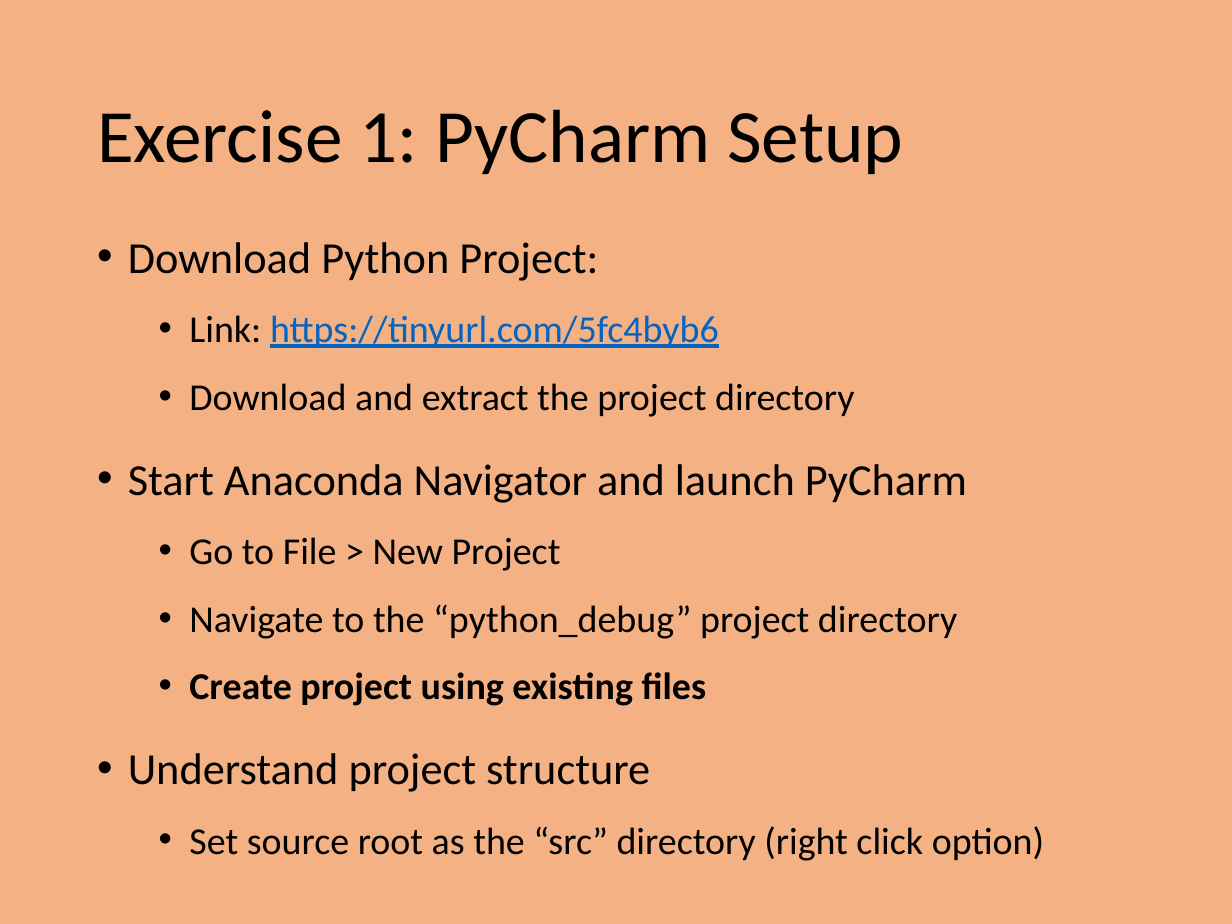
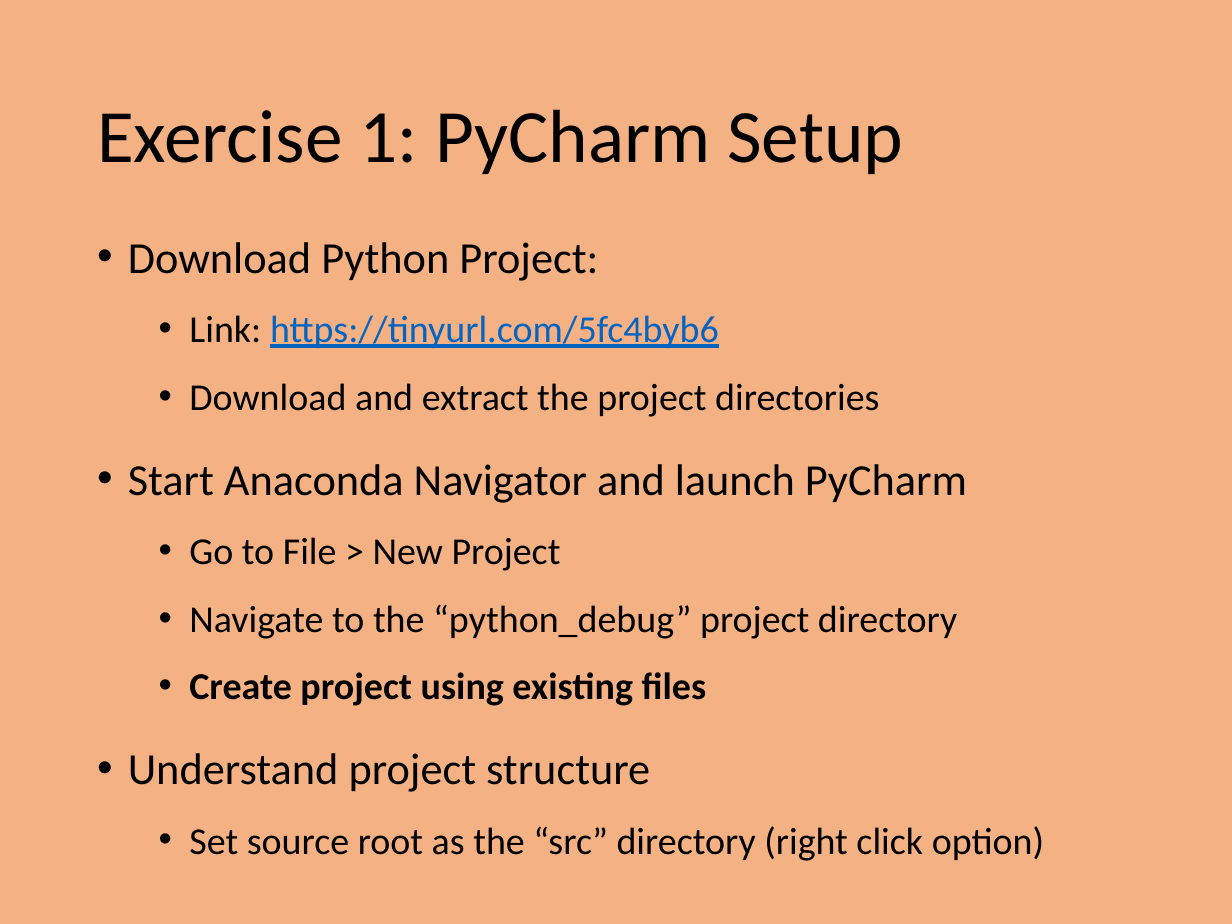
Before and after one commit to PrincetonUniversity/intro_debugging, a slide deck: slide 8 of 01_overview/Introduction_To_Debugging.pptx. Drawn at 1232x924 pixels with LibreOffice and Linux fonts; fonts in the diff are those of the drawing. Boxes give left, top, right and bottom in pixels: in the first picture for what was removed or moved away, otherwise in the second. Text is boxed around its words. In the diff, an @@ line names an element or a change of style, - is before the commit and + after.

```diff
--- a/01_overview/Introduction_To_Debugging.pptx
+++ b/01_overview/Introduction_To_Debugging.pptx
@@ text at [189,383,879,417]: text changed @@
-  • Download and extract the project directory
+  • Download and extract the project directories
```
Also in this commit, not shown: 2 other slides changed, 1 slide added, 8 other files.
